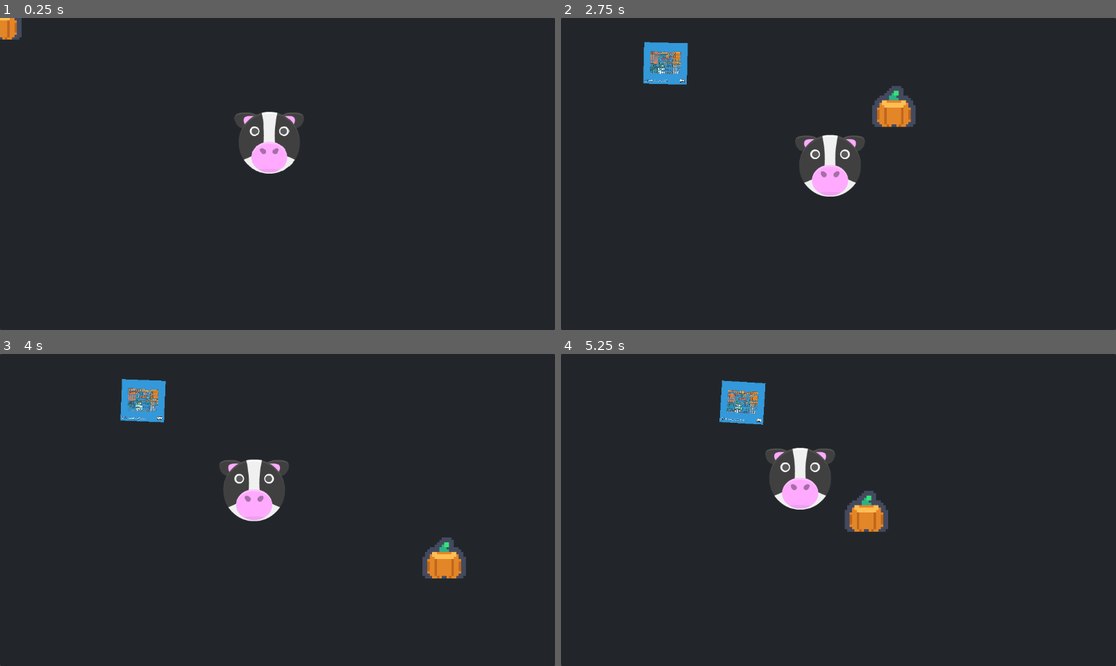
Above: before the commit, frames 1-4 (two rows, left to right).
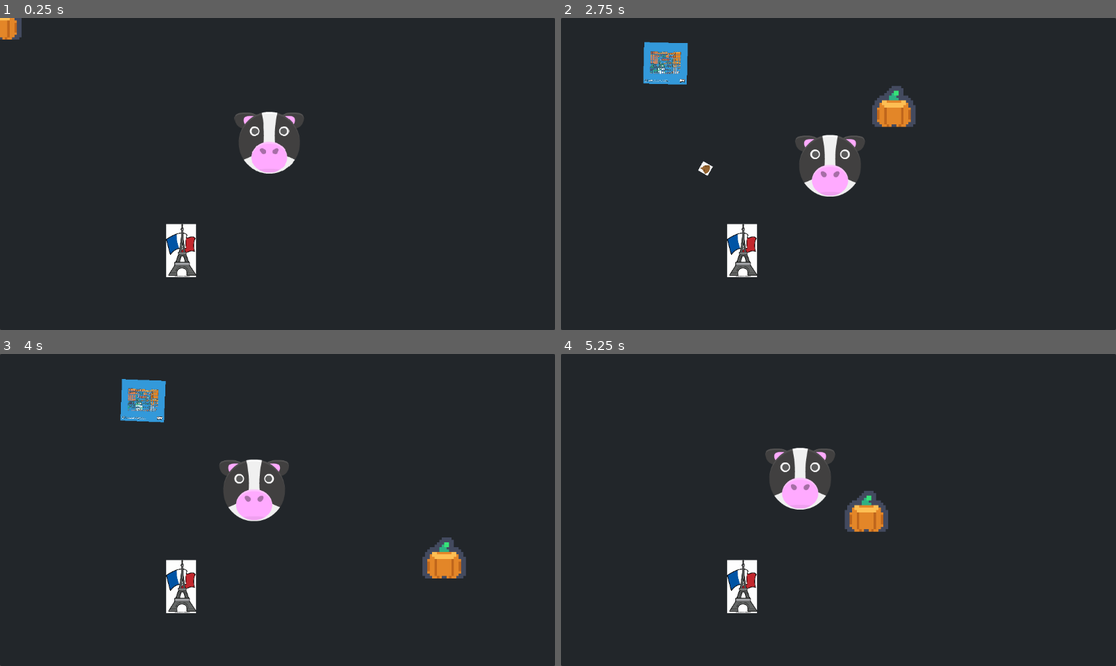
Above: after the commit, the same moments.

Repository: goessm/magic-poop
Game: Godot game, scene res://poop_game.tscn
Two runs of this game, one before a commit and one after it. Both use one fixed random seed, a clock stepped at 60 frames per second and the inputs below.
Inputs (mouse positions are in pixels of both pictures, inside the frame that each line leads up to):
- Up to frame 1 (0.25 s): no input
- Up to frame 2 (2.75 s): tap Enter at 0.5 s; move the mouse to (960, 158) at 0.52 s; move the mouse to (727, 189) at 1.27 s; move the mouse to (894, 105) at 2.02 s
- Up to frame 3 (4 s): move the mouse to (249, 572) at 2.77 s; move the mouse to (444, 556) at 3.52 s
- Up to frame 4 (5.25 s): move the mouse to (672, 463) at 4.27 s; move the mouse to (866, 510) at 5.02 s

The runs differ from the first frame. In frame 1, 0.9% of the frame differs, in the area x 29-36%, y 65-84%; in frame 2, 1.0%; in frame 3, 0.9%; in frame 4, 2.0%, in the area x 28-37%, y 8-84%.

Commit message:
tomer and projectiles

Diff:
--- a/Global/Groups.gd
+++ b/Global/Groups.gd
@@ -1,4 +1,4 @@
 extends Node
 
 const Food = "Food"
-const Enemy = "Enemy"
+const Enemies = "Enemies"
--- a/TowerScene/Entities/enemy.gd
+++ b/TowerScene/Entities/enemy.gd
@@ -1,22 +1,34 @@
 class_name Enemy
-extends Node2D
+extends CharacterBody2D
+
+signal died(obj)
 
 @export var health: Health
 @export var path_follow: PathFollow2D
+@export var sprite: Sprite2D
+
+var _dead = false
 
 # Called when the node enters the scene tree for the first time.
 func _ready():
+	health.init(100)
 	health.health_changed.connect(_on_health_changed)
 	position = path_follow.position
 
 # Called every frame. 'delta' is the elapsed time since the previous frame.
 func _process(delta):
 	#position.x += 0.9
-	#path_follow.progress_ratio
 	path_follow.progress += 64.0 * delta
 	position = path_follow.position
 	rotation = path_follow.rotation
-	#%Path2D/PathFollow2D.progress
+	pass
+
+func hit(projectile: Projectile, damage: int):
+	health.takeDamage(damage)
 
 func _on_health_changed(obj, health):
 	print("_on_health_changed ", obj, health)
+	if health <= 0:
+		_dead = true
+		emit_signal("died", self)
+		queue_free()
--- a/TowerScene/Entities/enemy.tscn
+++ b/TowerScene/Entities/enemy.tscn
@@ -4,7 +4,8 @@
 [ext_resource type="Script" path="res://TowerScene/Entities/health.gd" id="2_voaf2"]
 [ext_resource type="Texture2D" uid="uid://cui2ehkly2nsi" path="res://Assets/Placeholders/Kenney/Farm/Preview.png" id="3_tw6h1"]
 
-[sub_resource type="CircleShape2D" id="CircleShape2D_7glo7"]
+[sub_resource type="CircleShape2D" id="CircleShape2D_xydy7"]
+radius = 45.0
 
 [sub_resource type="Curve2D" id="Curve2D_c3lhe"]
 _data = {
@@ -12,13 +13,15 @@
 }
 point_count = 8
 
-[node name="Enemy" type="CharacterBody2D" node_paths=PackedStringArray("health", "path_follow")]
+[node name="Enemy" type="CharacterBody2D" node_paths=PackedStringArray("health", "path_follow", "sprite") groups=["Enemies"]]
 script = ExtResource("1_3ijvh")
 health = NodePath("Health")
 path_follow = NodePath("Path2D/PathFollow2D")
+sprite = NodePath("Sprite2D")
 
 [node name="CollisionShape2D" type="CollisionShape2D" parent="."]
-shape = SubResource("CircleShape2D_7glo7")
+shape = SubResource("CircleShape2D_xydy7")
+debug_color = Color(0, 0.6, 0.701961, 0.419608)
 
 [node name="Health" type="Node" parent="."]
 script = ExtResource("2_voaf2")
--- a/TowerScene/Entities/health.gd
+++ b/TowerScene/Entities/health.gd
@@ -7,6 +7,7 @@
 
 # Called when the node enters the scene tree for the first time.
 func _ready():
+	init(100)
 	pass
 
 func init(_max_health: int):
--- /dev/null
+++ b/TowerScene/Entities/projectile.gd
@@ -0,0 +1,31 @@
+class_name Projectile
+extends Area2D
+
+@export var direction: Vector2
+@export var speed: float
+@export var collision_shape: CollisionShape2D
+var lived_seconds: float = 0.0
+var damage = 50
+
+# Called when the node enters the scene tree for the first time.
+func _ready():
+	speed = 800.0
+	pass # Replace with function body.
+
+# Called every frame. 'delta' is the elapsed time since the previous frame.
+func _process(delta):
+	lived_seconds += delta
+	if lived_seconds > 5.0:
+		queue_free()
+
+	var rot_speed = rad_to_deg(30)  # 30 deg/sec
+	set_rotation(get_rotation() + rot_speed * delta)
+
+	position += delta * speed * direction
+	pass
+
+
+func _on_body_entered(body):
+	body.hit(self, damage)
+	queue_free()
+	pass # Replace with function body.
--- /dev/null
+++ b/TowerScene/Entities/projectile.tscn
@@ -0,0 +1,20 @@
+[gd_scene load_steps=4 format=3 uid="uid://veynhu1x2lmf"]
+
+[ext_resource type="Script" path="res://TowerScene/Entities/projectile.gd" id="1_vdnjm"]
+[ext_resource type="Texture2D" uid="uid://euqouihg7y1e" path="res://Assets/Placeholders/DontUseInFinalProductStolenAssets/poop1.png" id="2_2hugr"]
+
+[sub_resource type="CircleShape2D" id="CircleShape2D_jlfxh"]
+
+[node name="Projectile" type="Area2D" node_paths=PackedStringArray("collision_shape")]
+script = ExtResource("1_vdnjm")
+collision_shape = NodePath("CollisionShape2D")
+
+[node name="Sprite2D" type="Sprite2D" parent="."]
+scale = Vector2(0.024265, 0.0207493)
+texture = ExtResource("2_2hugr")
+
+[node name="CollisionShape2D" type="CollisionShape2D" parent="."]
+scale = Vector2(1.19969, 1.19969)
+shape = SubResource("CircleShape2D_jlfxh")
+
+[connection signal="body_entered" from="." to="." method="_on_body_entered"]
--- a/TowerScene/spawner.gd
+++ b/TowerScene/spawner.gd
@@ -41,4 +41,5 @@
 
 func _on_timeout():
 	spawn_enemy()
+	timer.start(10.0)
 	pass
--- /dev/null
+++ b/TowerScene/tower.gd
@@ -0,0 +1,30 @@
+class_name Tower
+extends Node2D
+
+@export var shoot_cooldown: float
+var time_since_shot: float
+
+# Called when the node enters the scene tree for the first time.
+func _ready():
+	shoot_cooldown = 2.0
+	time_since_shot = shoot_cooldown
+
+
+# Called every frame. 'delta' is the elapsed time since the previous frame.
+func _process(delta):
+	time_since_shot = min(time_since_shot + delta, shoot_cooldown)
+	if time_since_shot >= shoot_cooldown:
+		# get enemy and shoot
+		var enemies = get_tree().get_nodes_in_group(Groups.Enemies)
+		if enemies.is_empty():
+			return
+		var target = enemies.pick_random()
+		# spawn projectile
+		var projectile_scene: PackedScene = preload("res://TowerScene/Entities/projectile.tscn")
+		var projectile = projectile_scene.instantiate()
+		#projectile.position = position
+		var direction: Vector2 = target.position - position
+		projectile.direction = direction.normalized()
+		time_since_shot = 0.0
+		add_child(projectile)
+	pass
--- /dev/null
+++ b/TowerScene/tower.tscn
@@ -0,0 +1,11 @@
+[gd_scene load_steps=3 format=3 uid="uid://dfypeqhqq8ua3"]
+
+[ext_resource type="Script" path="res://TowerScene/tower.gd" id="1_4ehha"]
+[ext_resource type="Texture2D" uid="uid://dl4dqxpfj7myv" path="res://Assets/Placeholders/DontUseInFinalProductStolenAssets/tower.png" id="2_ded5c"]
+
+[node name="Tower" type="Node2D"]
+script = ExtResource("1_4ehha")
+
+[node name="Sprite2D" type="Sprite2D" parent="."]
+scale = Vector2(0.0684229, 0.0729636)
+texture = ExtResource("2_ded5c")
--- a/TowerScene/tower_scene.tscn
+++ b/TowerScene/tower_scene.tscn
@@ -1,7 +1,11 @@
-[gd_scene load_steps=2 format=3 uid="uid://cavc5ytw12qp2"]
+[gd_scene load_steps=3 format=3 uid="uid://cavc5ytw12qp2"]
 
 [ext_resource type="PackedScene" uid="uid://bwa36ys7tpcnx" path="res://TowerScene/spawner.tscn" id="1_r528u"]
+[ext_resource type="PackedScene" uid="uid://dfypeqhqq8ua3" path="res://TowerScene/tower.tscn" id="2_wl7tk"]
 
 [node name="TowerScene" type="Node"]
 
 [node name="Spawner" parent="." instance=ExtResource("1_r528u")]
+
+[node name="Tower" parent="." instance=ExtResource("2_wl7tk")]
+position = Vector2(376, 483)
Binary file added: Assets/Placeholders/DontUseInFinalProductStolenAssets/poop1.png
Not shown, added: Assets/Placeholders/DontUseInFinalProductStolenAssets/poop1.png.import
Binary file added: Assets/Placeholders/DontUseInFinalProductStolenAssets/tower.png
Not shown, added: Assets/Placeholders/DontUseInFinalProductStolenAssets/tower.png.import
